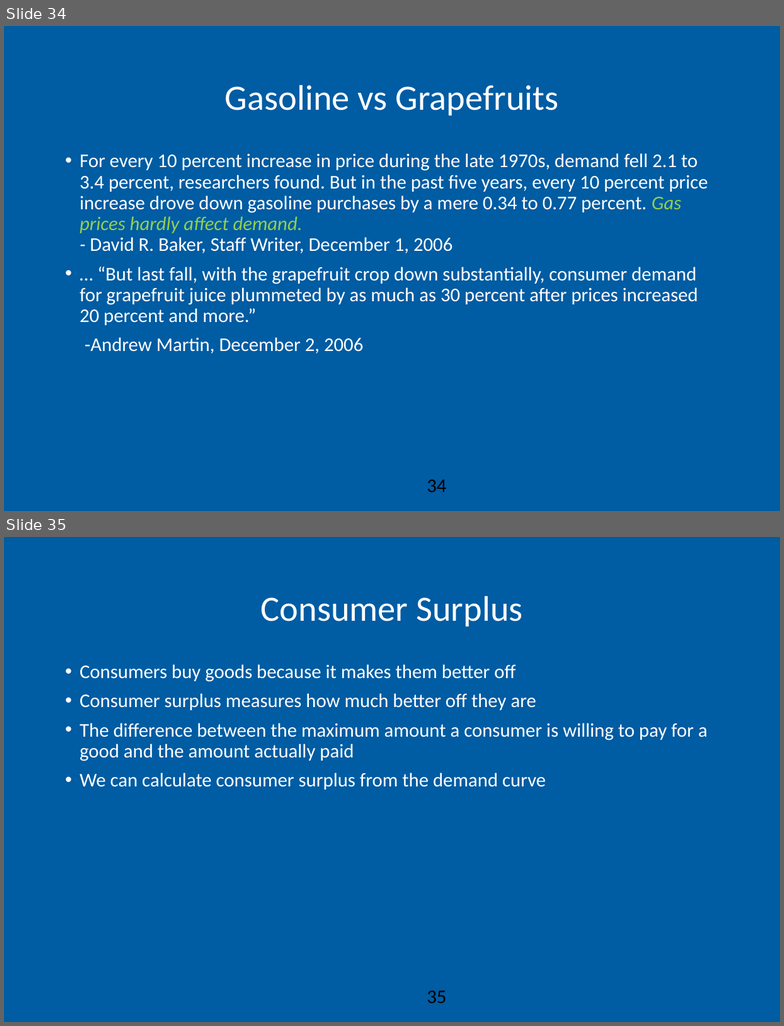
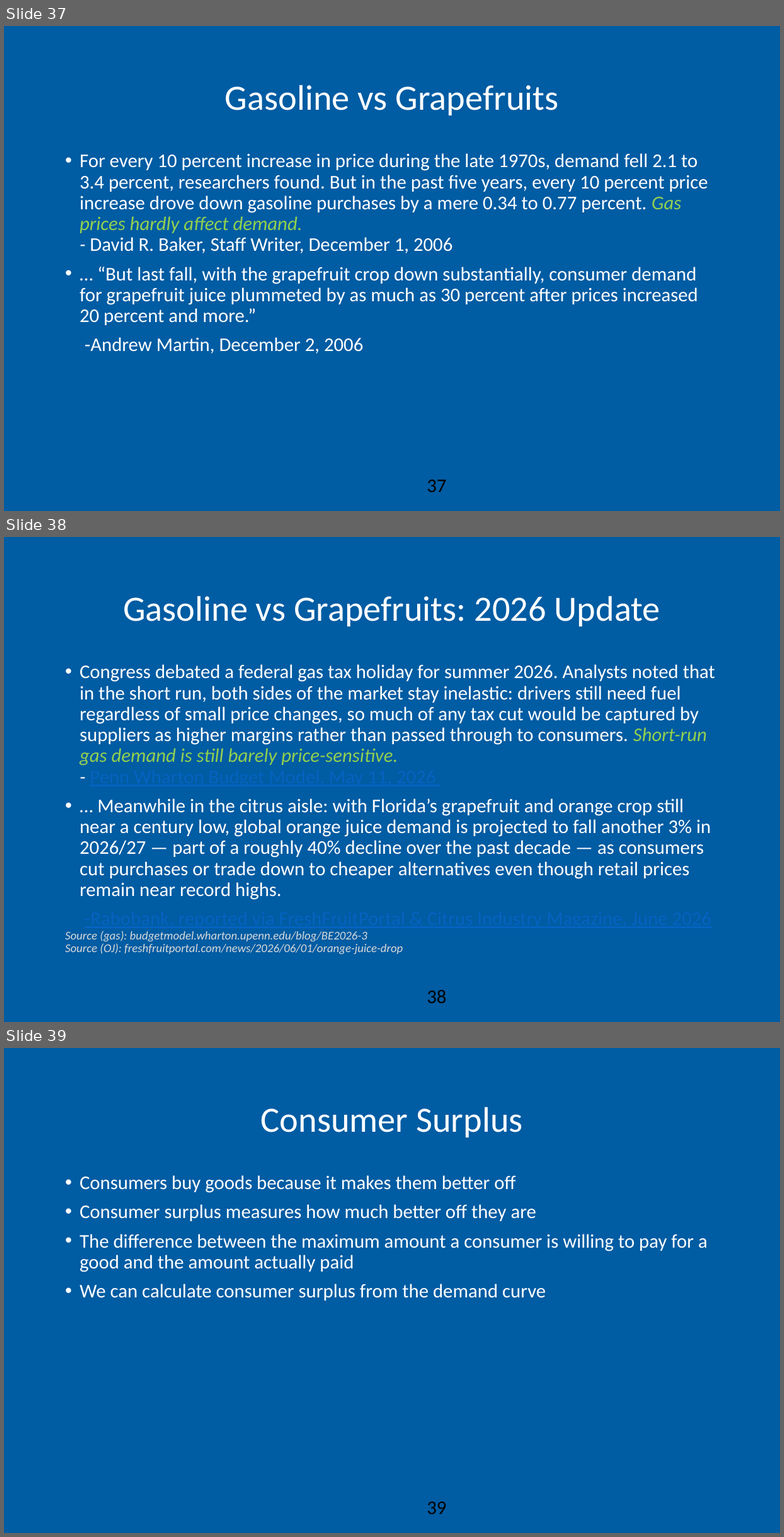
Before and after one commit to AEGDDI/idr305, a slide deck: lectures/L3.pptx. Shown one above the other, each under a label of ours: slides 34 and 35 before the commit, slides 37, 38 and 39 after it. The pictures are 784x1026 and 784x1537 pixels, drawn with LibreOffice and Linux fonts; fonts in the diff are those of the drawing; background and template pictures are left out. Boxes give left, top, right and bottom in pixels: in the first picture for what was removed or moved away, otherwise in the second. Text is boxed around its words. In the diff, an @@ line names an element or a change of style, - is before the commit and + after.

```diff
--- a/lectures/L3.pptx
+++ b/lectures/L3.pptx
@@ slide 38 added at bbox=[4, 537, 780, 1022], background #FFFFFF; not listed: 2 template elements that a slide beside it also shows @@
@@ title added at bbox=[123, 596, 660, 626], 33 pt, text #FFFFFF @@
+Gasoline vs Grapefruits: 2026 Update
@@ text added at bbox=[65, 664, 715, 954], 18 pt, text #FFFFFF @@
+• Congress debated a federal gas tax holiday for summer 2026. Analysts noted that in the short run, both sides of the market stay inelastic: drivers still need fuel regardless of small price changes, so much of any tax cut would be captured by suppliers as higher margins rather than passed through to consumers. Short-run gas demand is still barely price-sensitive.
+  - Penn Wharton Budget Model, May 11, 2026
+• … Meanwhile in the citrus aisle: with Florida’s grapefruit and orange crop still near a century low, global orange juice demand is projected to fall another 3% in 2026/27 — part of a roughly 40% decline over the past decade — as consumers cut purchases or trade down to cheaper alternatives even though retail prices remain near record highs.
+-Rabobank, reported via FreshFruitPortal & Citrus Industry Magazine, June 2026
+Source (gas): budgetmodel.wharton.upenn.edu/blog/BE2026-3
+Source (OJ): freshfruitportal.com/news/2026/06/01/orange-juice-drop
@@ what was slide 34 is now slide 37 @@
@@ page number at bbox=[427, 480, 446, 492]: text changed @@
-34
+37
@@ what was slide 35 is now slide 39 @@
@@ page number at bbox=[427, 1502, 446, 1514]: text changed @@
-35
+39
```
Also in this commit, not shown: 4 slides changed, 3 other slides added, 3 other files.
